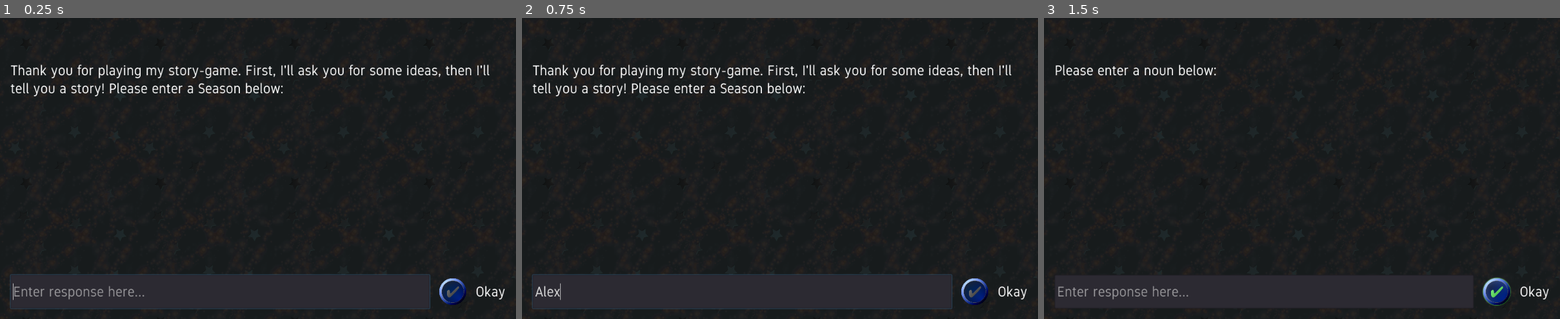
Above: before the commit, frames 1-3 (left to right).
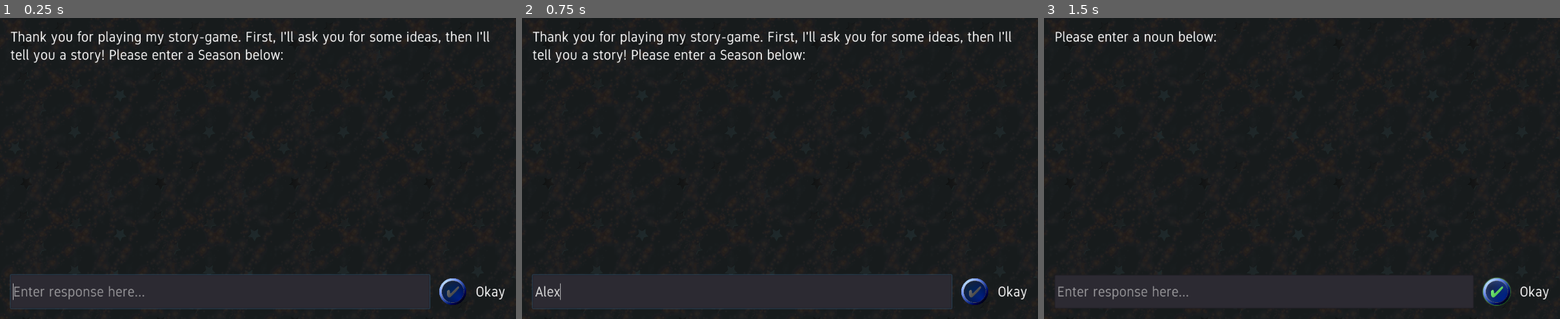
Above: after the commit, the same moments.

Repository: JackDraak/Template_2D_TextGame
Game: Godot game, scene res://TextGame.tscn
Same seed, same stepped clock (60 frames per second), same inputs: the game is played once before the commit and once after it.
Inputs (mouse positions are in pixels of both pictures, inside the frame that each line leads up to):
- Up to frame 1 (0.25 s): no input
- Up to frame 2 (0.75 s): click (743, 291) at 0.52 s; type "Alex" at 0.6 s
- Up to frame 3 (1.5 s): click (1498, 291) at 1.25 s

The runs differ from the first frame. In frame 1, 3.6% of the frame differs, in the area x 2-95%, y 4-27%; in frame 2, 3.6%; in frame 3, 0.8%.

Commit message:
bookmark one
I've worked-out the alignment issues to my liking.  Time to fiddle with the game-code, I guess!

Diff:
--- a/TextGame.gd
+++ b/TextGame.gd
@@ -39,7 +39,7 @@
 func end_story():
 	PlayerInput.text = ""
 	PlayerInput.visible = false
-	ButtonLabel.text = "Restart"
+	ButtonLabel.text = "New Story"
 
 func initialize():
 	load_stories()
--- a/TextGame.tscn
+++ b/TextGame.tscn
@@ -41,15 +41,18 @@
 margin_bottom = -21.0
 grow_horizontal = 2
 grow_vertical = 2
-alignment = 2
+size_flags_horizontal = 3
+size_flags_vertical = 3
+alignment = 1
 
 [node name="Textbox" type="Label" parent="VBoxContainer"]
-margin_top = 67.0
 margin_right = 982.0
 margin_bottom = 487.0
 grow_horizontal = 2
 grow_vertical = 2
 rect_min_size = Vector2( 0, 420 )
+size_flags_horizontal = 3
+size_flags_vertical = 3
 custom_fonts/font = SubResource( 1 )
 text = "Textbox placeholder"
 autowrap = true
@@ -58,6 +61,8 @@
 margin_top = 491.0
 margin_right = 982.0
 margin_bottom = 558.0
+grow_horizontal = 0
+grow_vertical = 0
 custom_constants/separation = 12
 alignment = 2
 
